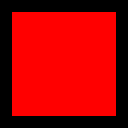
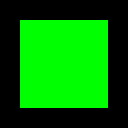
Before/after of a (128, 128) layered artwork. What changed in the layer stack:
added layer "Ebene 3" above "Ebene 2" over [12, 12, 116, 116]
painted on "Ebene 2" over [12, 12, 116, 116]
painted on "Ebene 1" over [12, 12, 116, 116]
